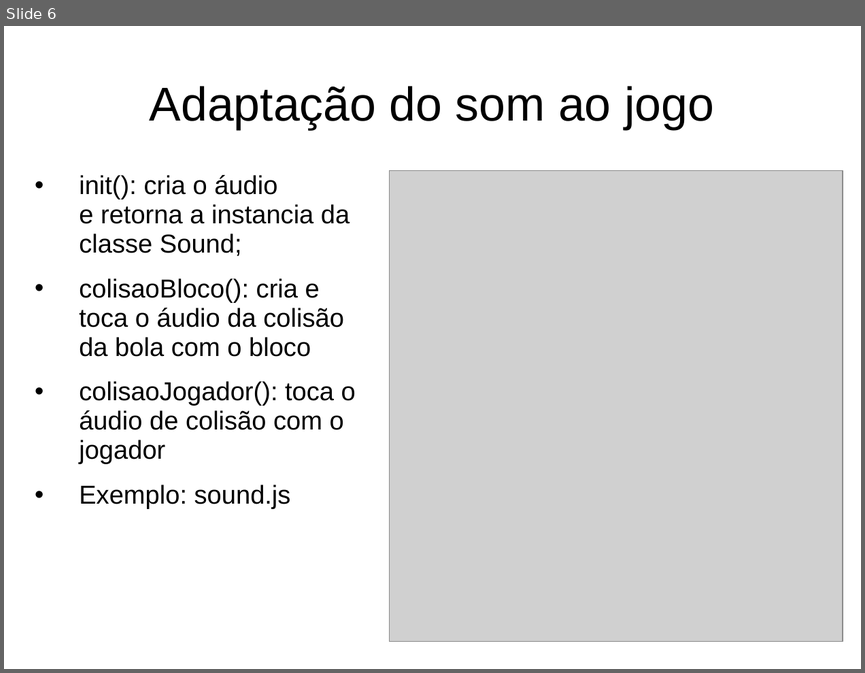
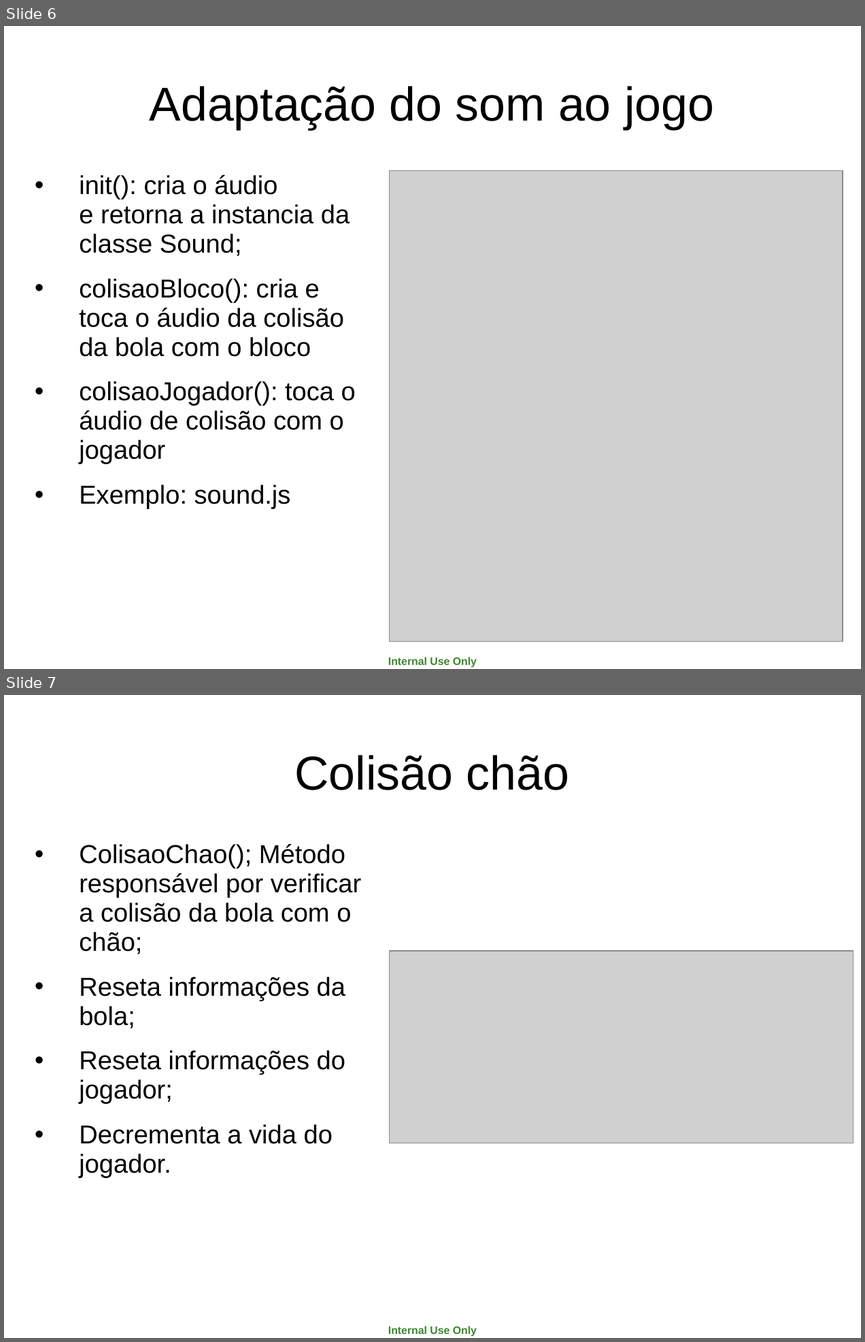
Before and after one commit to jucimarjr/posueagames, a slide deck: brunorichele/breakout/apres/breakout.ppt. Shown one above the other, each under a label of ours: slide 6 before the commit, slides 6 and 7 after it. The pictures are 865x673 and 865x1342 pixels, drawn with LibreOffice and Linux fonts; fonts in the diff are those of the drawing; grey boxes stand for pictures. Boxes give left, top, right and bottom in pixels: in the first picture for what was removed or moved away, otherwise in the second. Text is boxed around its words. In the diff, an @@ line names an element or a change of style, - is before the commit and + after.

Commit message:
ppt colisao chao

```diff
--- a/brunorichele/breakout/apres/breakout.ppt
+++ b/brunorichele/breakout/apres/breakout.ppt
@@ slide 7 added at (4, 695, 861, 1338), background #FFFFFF; not listed: 1 template element that a slide beside it also shows @@
@@ title added at (295, 755, 569, 790), 44 pt, text #000000 @@
+Colisão chão
@@ text added at (79, 844, 361, 1178), 24 pt, text #000000 @@
+• ColisaoChao(); Método responsável por verificar a colisão da bola com o chão;
+• Reseta informações da bola;
+• Reseta informações do jogador;
+• Decrementa a vida do jogador.
@@ picture added at (390, 951, 853, 1143) @@
@@ slide 6 changed as well @@
@@ text added at (388, 656, 477, 667), 10 pt, text #3E8430, bold @@
+Internal Use Only
```
Also in this commit, not shown: 5 other slides changed.
